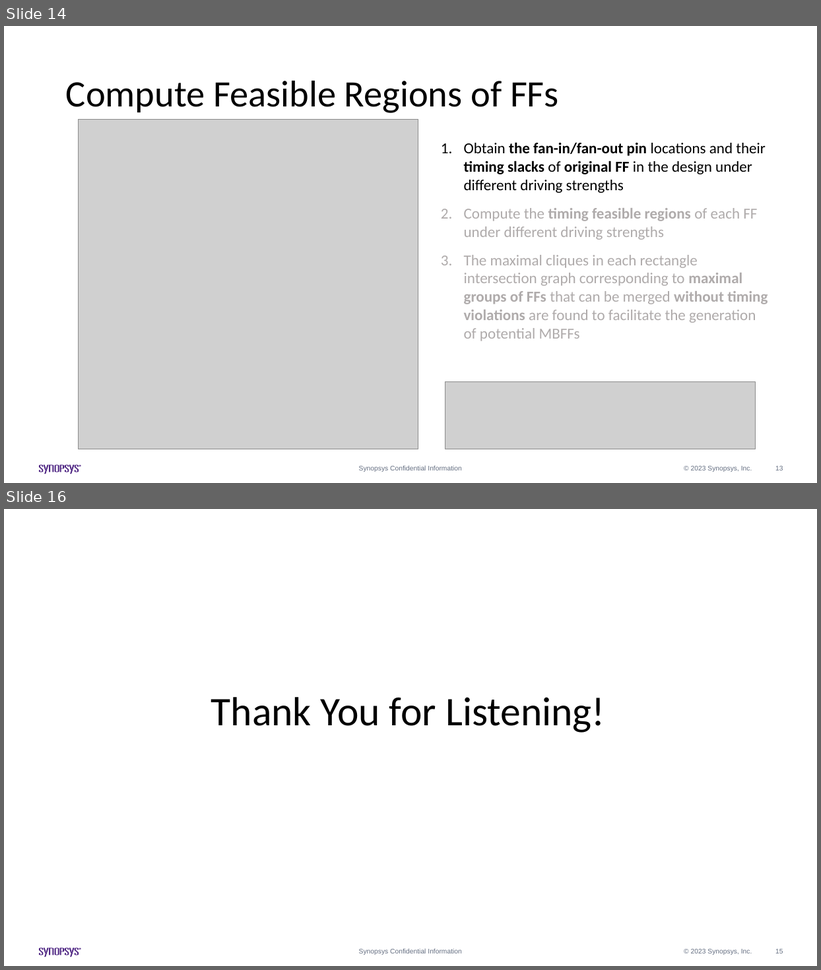
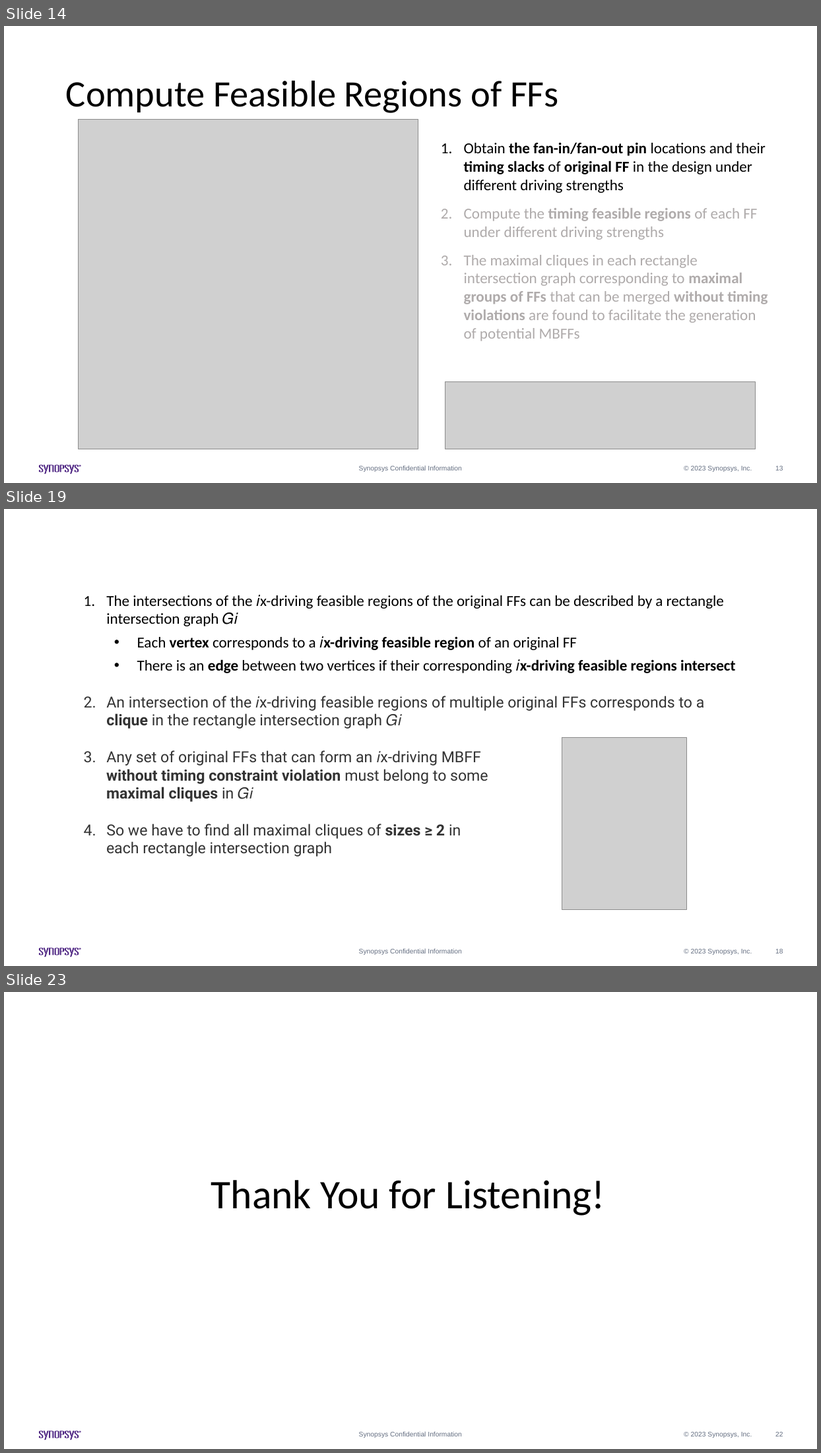
Before and after one commit to Pacific-Feng-Studuies/Studied-Papers, a slide deck: Synopsys Intern/Generation of Mixed-Driving Multi-Bit Flip-Flops for Power/Generation of Mixed-Driving Multi-Bit Flip-Flops for Power.pptx. Shown one above the other, each under a label of ours: slides 14 and 16 before the commit, slides 14, 19 and 23 after it; the slides between them are not shown. The pictures are 821x970 and 821x1453 pixels, drawn with LibreOffice and Linux fonts; fonts in the diff are those of the drawing; grey boxes stand for pictures. Boxes give left, top, right and bottom in pixels: in the first picture for what was removed or moved away, otherwise in the second. Text is boxed around its words. In the diff, an @@ line names an element or a change of style, - is before the commit and + after.

```diff
--- a/Synopsys Intern/Generation of Mixed-Driving Multi-Bit Flip-Flops for Power/Generation of Mixed-Driving Multi-Bit Flip-Flops for Power.pptx
+++ b/Synopsys Intern/Generation of Mixed-Driving Multi-Bit Flip-Flops for Power/Generation of Mixed-Driving Multi-Bit Flip-Flops for Power.pptx
@@ slide 19 added at box(4, 509, 817, 966), background #FFFFFF; not listed: 14 template elements that a slide beside it also shows @@
@@ text added at box(106, 595, 736, 857), 18 pt, text #333333 @@
+1. The intersections of the 𝑖x-driving feasible regions of the original FFs can be described by a rectangle intersection graph 𝐺𝑖
+  • Each vertex corresponds to a 𝑖x-driving feasible region of an original FF
+  • There is an edge between two vertices if their corresponding 𝑖x-driving feasible regions intersect
+2. An intersection of the 𝑖x-driving feasible regions of multiple original FFs corresponds to a clique in the rectangle intersection graph 𝐺𝑖
+3. Any set of original FFs that can form an 𝑖x-driving MBFF
+without timing constraint violation must belong to some
+maximal cliques in 𝐺𝑖
+4. So we have to find all maximal cliques of sizes ≥ 2 in
+each rectangle intersection graph
@@ picture added at box(562, 738, 686, 910) @@
@@ what was slide 16 is now slide 23 @@
@@ page number at box(776, 1432, 783, 1437): text changed @@
-15
+22
```
Also in this commit, not shown: 7 other slides added, 1 slide removed.
